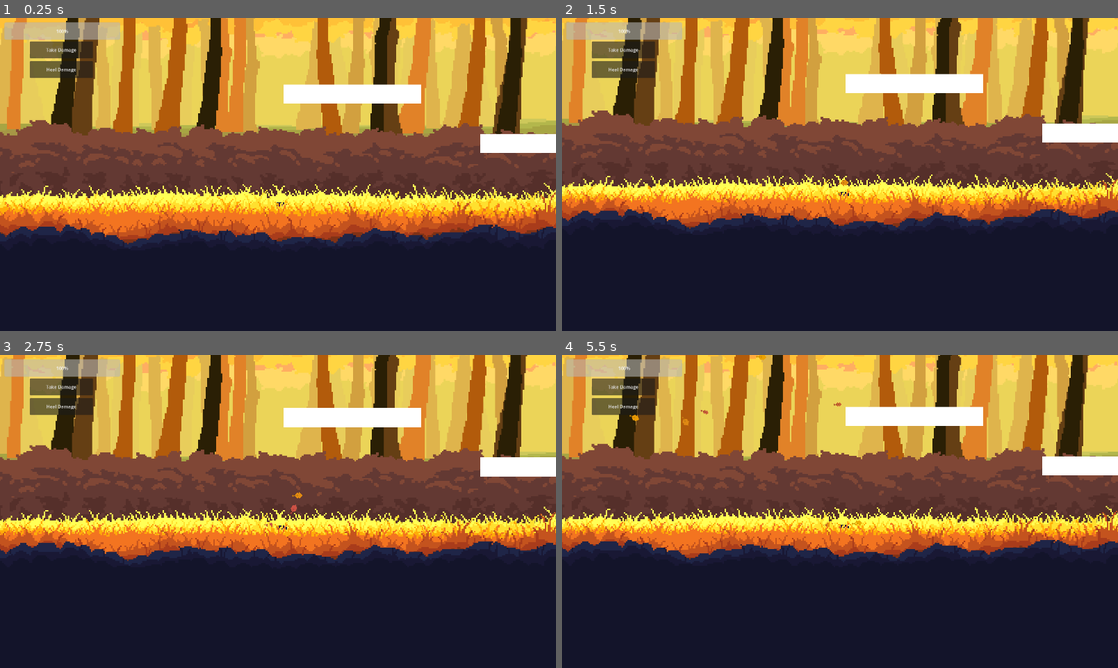
Above: before the commit, frames 1-4 (two rows, left to right).
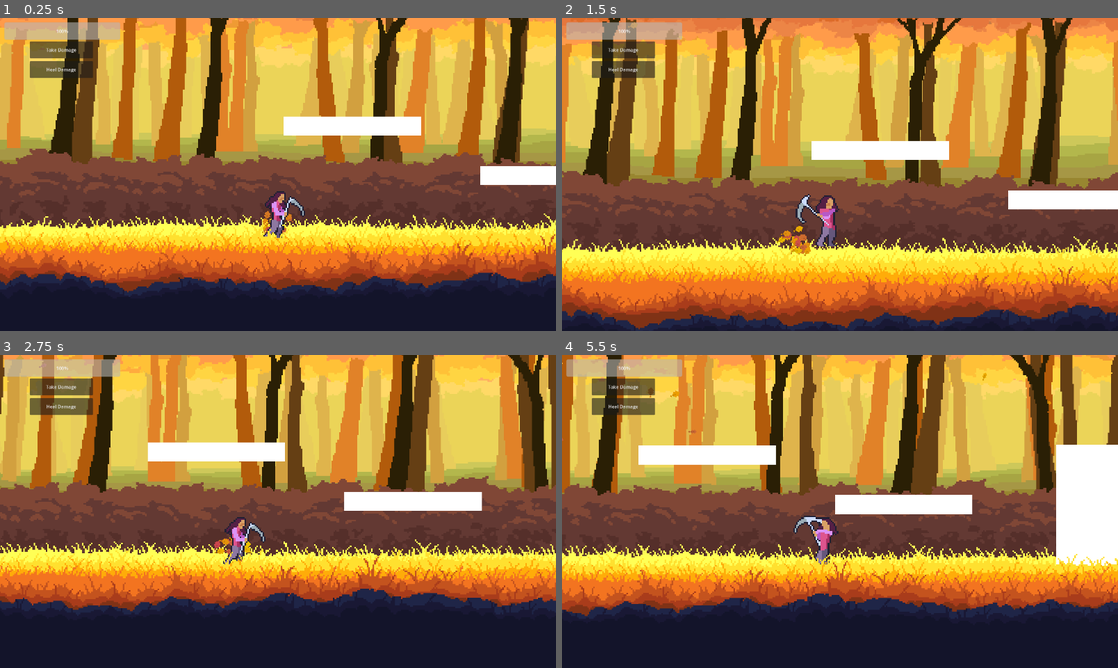
Above: after the commit, the same moments.

Repository: LordRevan36/software_development_platformer
Game: Godot game, scene res://main.tscn
Same seed, same stepped clock (60 frames per second), same inputs: the game is played once before the commit and once after it.
Inputs:
- Up to frame 1 (0.25 s): no input
- Up to frame 2 (1.5 s): hold C (FlipRight) 0.53-1.28 s; tap X (Attack 1) at 0.6, 1.35 s; hold Z (FlipLeft) from 1.28 s (still down)
- Up to frame 3 (2.75 s): release Z (FlipLeft) at 2.03 s; hold C (FlipRight) from 2.03 s (still down); tap X (Attack 1) at 2.1 s
- Up to frame 4 (5.5 s): release C (FlipRight) at 2.78 s; hold W (Up) 2.78-3.53 s; tap X (Attack 1) every 0.75 s from 2.85 to 5.1 s; hold Z (FlipLeft) from 3.53 s (still down)

The runs differ from the first frame. In frame 1, 57% of the frame differs, in the area x 0-100%, y 0-90%; in frame 2, 91%, in the area x 0-100%, y 0-100%; in frame 3, 71%; in frame 4, 72%.
Error before the commit: Parse Error: Signal "health_changed" has the same name as a previously declared signal. (res://Player/player.gd:53)

Commit message:
small changes to fix conflicts
just to fix small things and save progress

Diff:
--- a/software-development-platformer/Player/player.gd
+++ b/software-development-platformer/Player/player.gd
@@ -49,24 +49,6 @@
 
 
 
-#Healthbar
-signal health_changed(current, max)
-@export var MAX_Health := 100
-var health := MAX_Health
-
-#function for taking damage
-func take_damage(amount: int) -> void:
-	health = max(health - amount, 0)
-	emit_signal("health_changed", health, MAX_Health)
-	if health < 0:
-		health = 0
-
-#function for healing
-func heal(amount: int) -> void:
-	health = max(health + amount, 0)
-	emit_signal("health_changed", health, MAX_Health)
-	if health > MAX_Health:
-		health = MAX_Health
 
 func _physics_process(delta: float) -> void:
 	direction = Input.get_axis("Left", "Right") # =-1 when holding left, 1 when holding right, 0 when neither
--- a/software-development-platformer/main.tscn
+++ b/software-development-platformer/main.tscn
@@ -13,7 +13,6 @@
 [ext_resource type="Texture2D" uid="uid://d15b6nmtxas3j" path="res://Assets/Forest/BushyGrass.png" id="7_5vw27"]
 [ext_resource type="Texture2D" uid="uid://ul3588q4vy3l" path="res://Assets/Forest/LeafParticle2.png" id="7_ycdy4"]
 [ext_resource type="Script" uid="uid://m70ma2rafm6p" path="res://Player/movement_particles.gd" id="11_vivmo"]
-[ext_resource type="Texture2D" uid="uid://cq7cgkb2e5fi8" path="res://Assets/Forest/BigTree.png" id="9_kek77"]
 [ext_resource type="Script" uid="uid://bqovlgcavqgg2" path="res://health_bar.gd" id="15_vivmo"]
 [ext_resource type="Script" uid="uid://dhqon0kvpcrte" path="res://button.gd" id="16_2cqfq"]
 [ext_resource type="Script" uid="uid://qy3w7jrwih6c" path="res://heal_button.gd" id="17_yaehf"]
@@ -1118,8 +1117,6 @@
 [node name="CollisionShape2D" type="CollisionShape2D" parent="Floor"]
 shape = SubResource("WorldBoundaryShape2D_0xm2m")
 
-[connection signal="jumped" from="Player" to="Player/MovementParticles" method="_on_player_jumped"]
-[connection signal="landed" from="Player" to="Player/MovementParticles" method="_on_player_landed"]
 [node name="CanvasLayer" type="CanvasLayer" parent="."]
 offset = Vector2(15, 15)
 transform = Transform2D(1, 0, 0, 1, 15, 15)
@@ -1145,3 +1142,6 @@
 offset_bottom = 192.0
 text = "Heal Damage"
 script = ExtResource("17_yaehf")
+
+[connection signal="jumped" from="Player" to="Player/MovementParticles" method="_on_player_jumped"]
+[connection signal="landed" from="Player" to="Player/MovementParticles" method="_on_player_landed"]
Not shown: 1 places in software-development-platformer/main.tscn that only renumber resources
